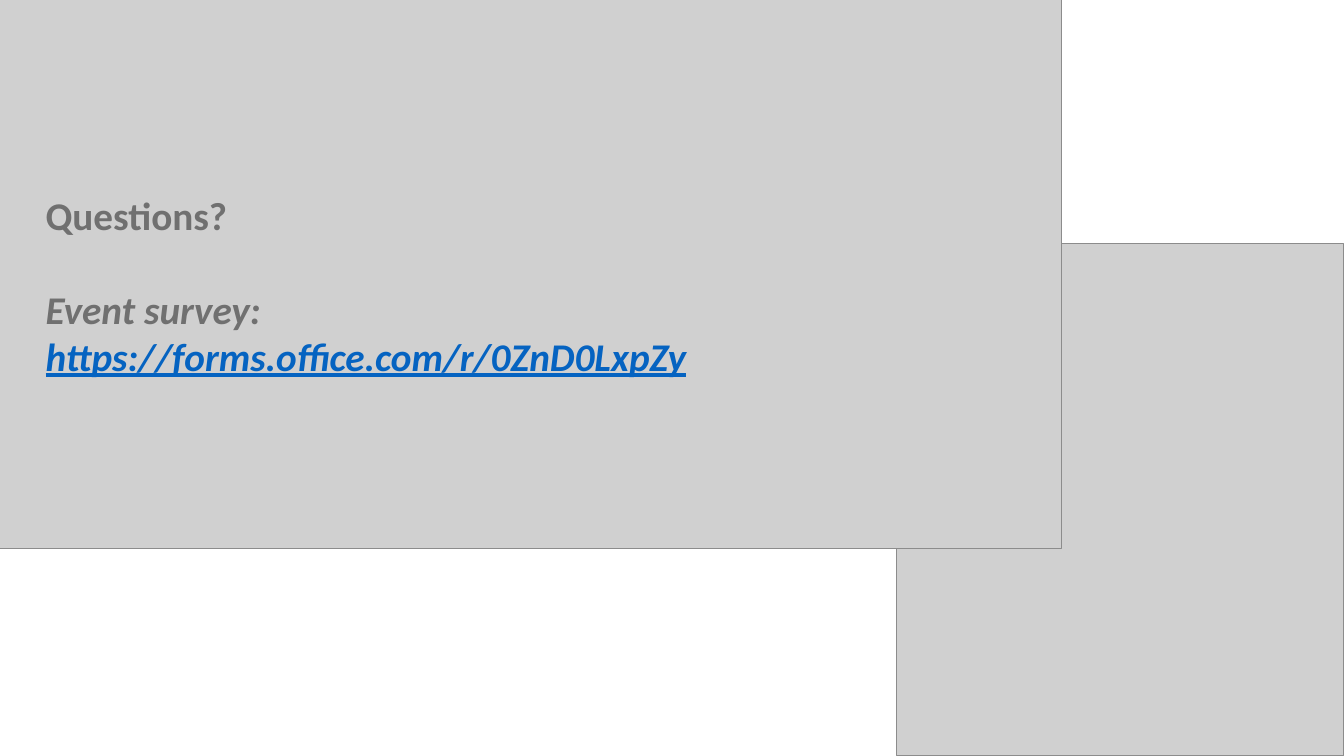
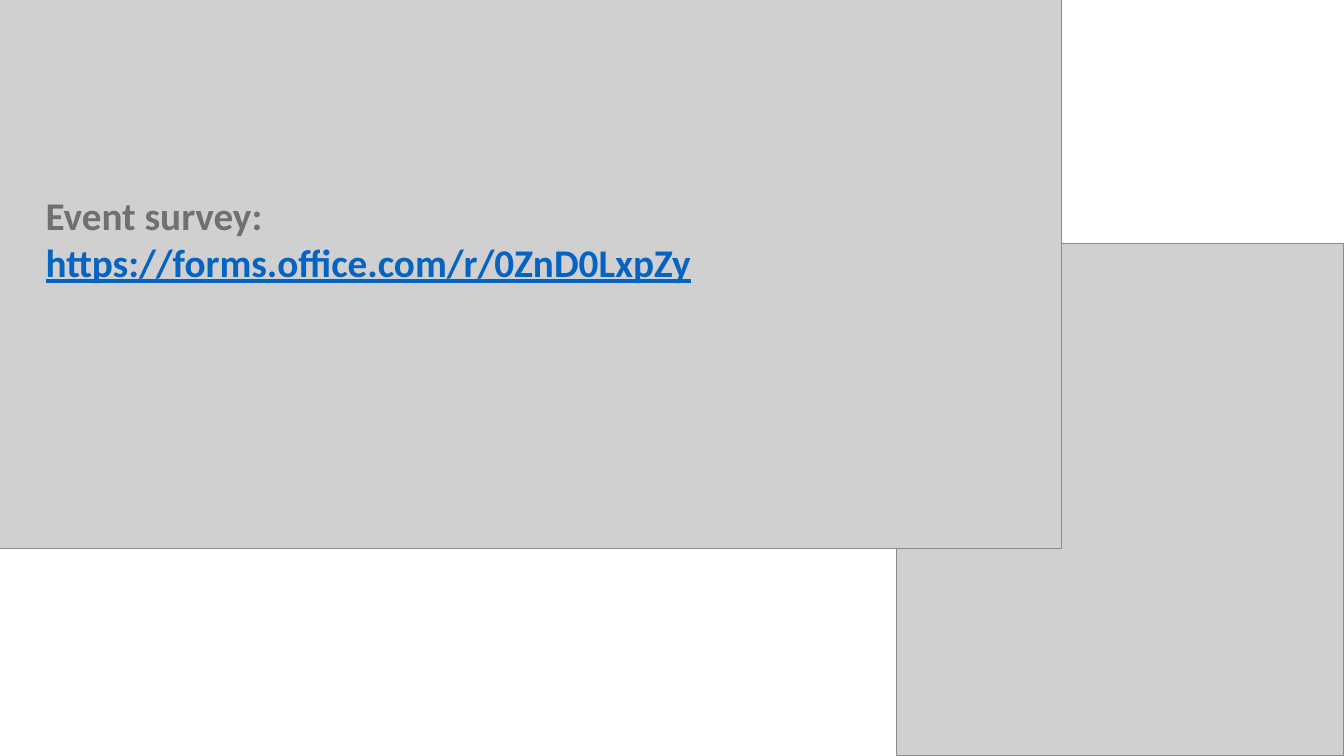
Before and after one commit to stringfestdata/aina-getting-started, a slide deck: slide 10 of aina-getting-started.pptx. Drawn at 1344x756 pixels with LibreOffice and Linux fonts; fonts in the diff are those of the drawing; grey boxes stand for pictures. Boxes give left, top, right and bottom in pixels: in the first picture for what was removed or moved away, otherwise in the second. Text is boxed around its words. In the diff, an @@ line names an element or a change of style, - is before the commit and + after.

```diff
--- a/aina-getting-started.pptx
+++ b/aina-getting-started.pptx
@@ text "Event survey: https://forms.office.com/r/0ZnD0LxpZy" at box(46, 204, 691, 283): italic off @@
@@ text at box(46, 202, 227, 235): paragraph removed @@
-Questions?
```
Also in this commit, not shown: 2 other slides changed, 1 slide added, 4 other files.
